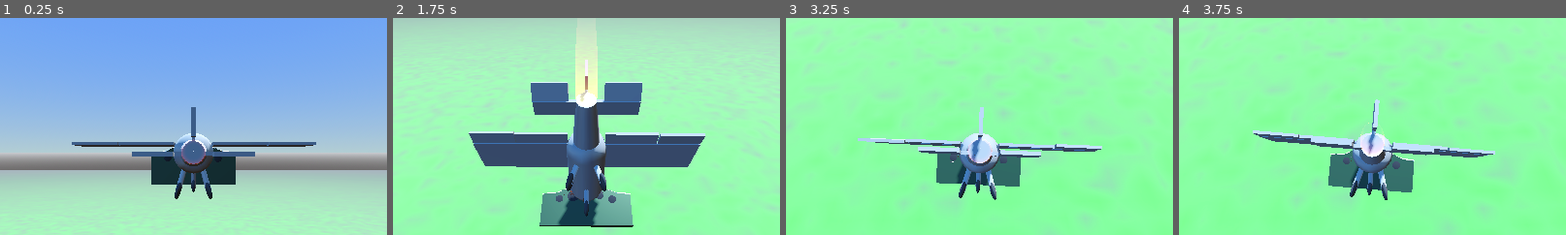
Above: before the commit, frames 1-4 (left to right).
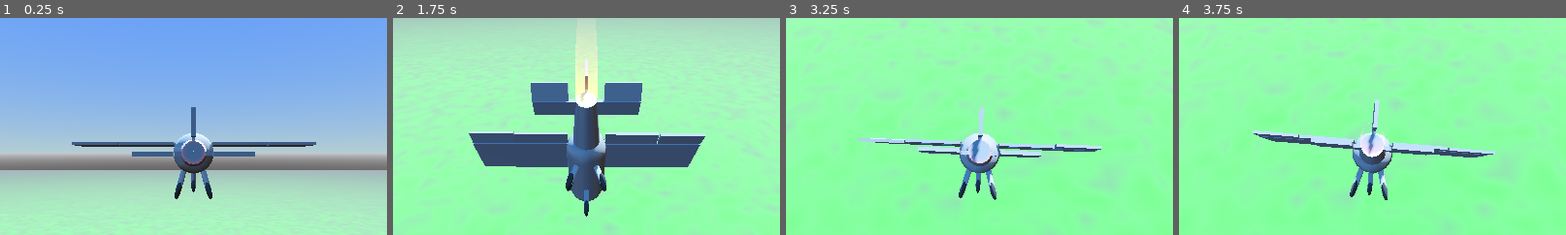
Above: after the commit, the same moments.

Repository: 100-Devs-1-Game/UndeadReckoning
Game: Godot game, scene res://test/aircraft_balancing_test.tscn
The game is run twice, just before and just after one commit, with the same random seed, the same clock (stepped at 60 frames per second) and the same inputs. Sound files missing from this copy of the repository are replaced by a short silence.
Inputs (mouse positions are % of the whole screen's width and height, from its top left):
- Up to frame 1 (0.25 s): no input
- Up to frame 2 (1.75 s): tap Enter at 0.5 s; move the mouse to (55, 50) at 0.52 s; hold D 0.53-1.28 s; tap C at 0.6, 1.55 s; click (55, 50) at 0.67 s; tap Space at 0.77, 1.07, 1.52 s; move the mouse to (45, 50) at 1.27 s; hold A from 1.28 s (still down); tap S (free_cam_back) at 1.35 s
- Up to frame 3 (3.25 s): tap Space at 1.82, 3.02 s; move the mouse to (52, 48) at 2.02 s; release A at 2.03 s; hold D from 2.03 s (still down); tap Q (free_cam_down) at 2.1 s; tap C at 2.3, 3.05 s; move the mouse to (49, 52) at 2.77 s; tap W (free_cam_forward) at 2.85 s; click (49, 52) at 2.92 s
- Up to frame 4 (3.75 s): tap Space at 3.32 s; move the mouse to (57, 51) at 3.52 s; release D at 3.53 s; hold A from 3.53 s (still down); tap E (free_cam_up) at 3.6 s
The pictures show only the part of the screen within x 25-75%, y 19-69%; the shares and areas given below are measured in that part.

The runs differ from the first frame. In frame 1, 2.0% of the frame differs, in the area x 39-61%, y 59-77%; in frame 2, 3.5%, in the area x 37-63%, y 78-97%; in frame 3, 2.0%; in frame 4, 2.4%.

Commit message:
Toggle cockpit visibility with camera

Diff:
--- a/src/game/game.gd
+++ b/src/game/game.gd
@@ -16,11 +16,13 @@
 	if aircraft:
 		camera= aircraft.cockpit.camera
 		cameras.append(camera)
+		aircraft.cockpit.show()
 		camera.current= cockpit_view
 	if tripod:
 		camera= tripod.camera
 		cameras.append(camera)
 		camera.current= not cockpit_view
+		aircraft.cockpit.hide()
 
 
 func _input(event: InputEvent) -> void:
@@ -37,4 +39,5 @@
 					var idx:= cameras.find(camera)
 					idx= wrapi(idx + 1, 0, cameras.size())
 					cameras[idx].current= true
+					aircraft.cockpit.visible= camera != aircraft.cockpit.camera
 					break
